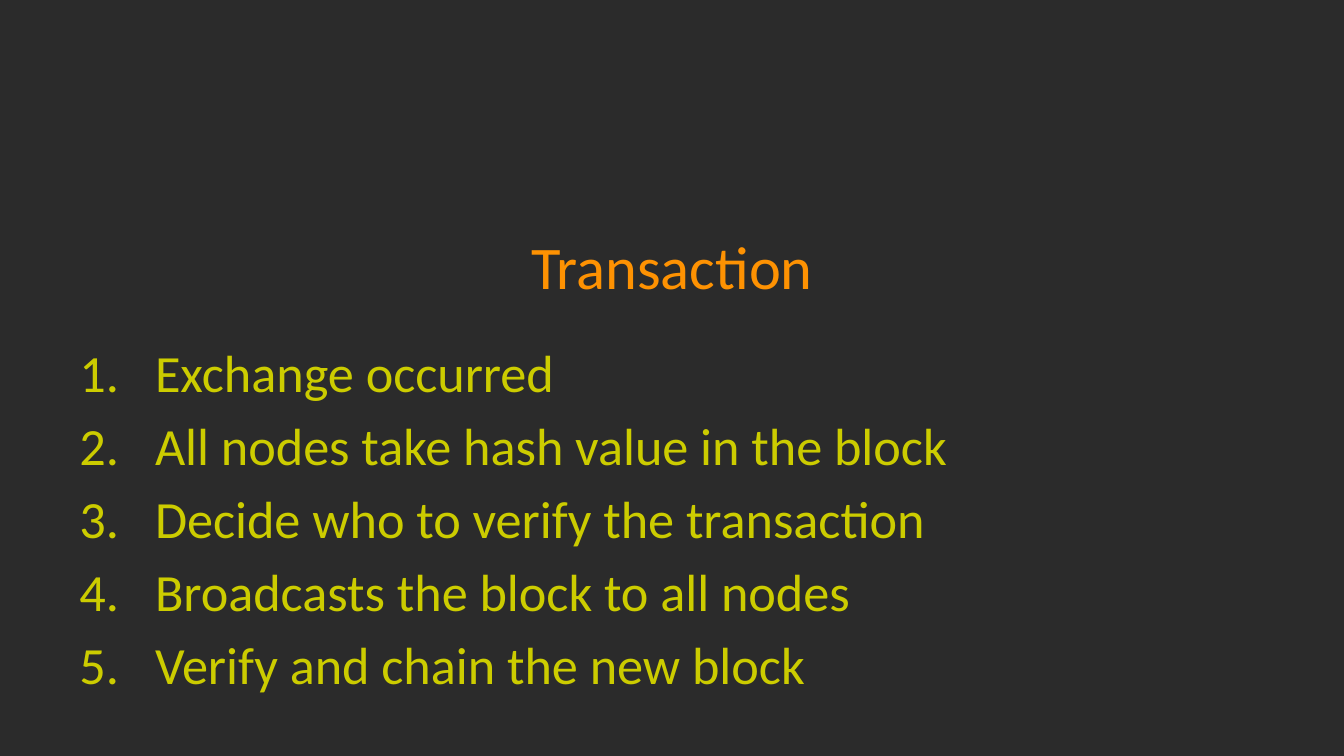
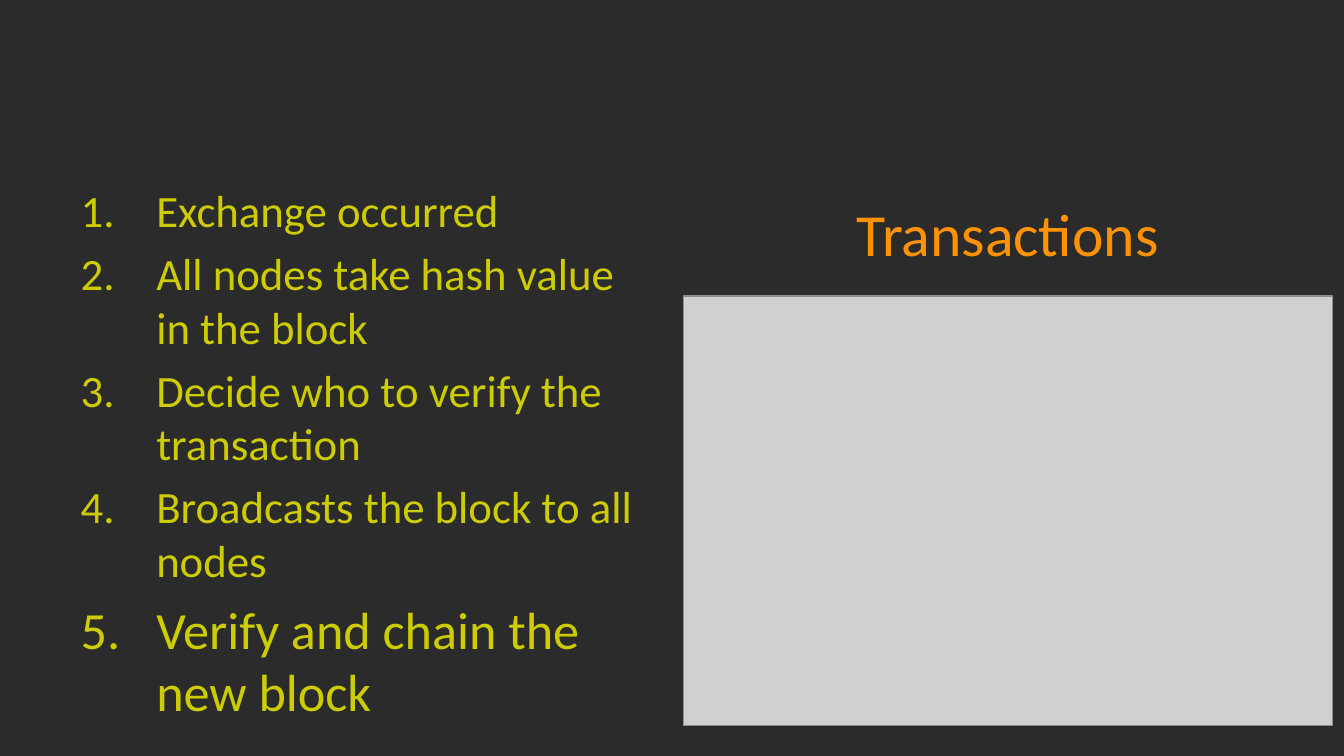
Before and after one commit to LeafLu0315/Presentation, a slide deck: slide 10 of blockchain.pptx. Drawn at 1344x756 pixels with LibreOffice and Linux fonts; fonts in the diff are those of the drawing; grey boxes stand for pictures; background and template pictures are left out; a plain dark background stands for a picture behind light text. Boxes give left, top, right and bottom in pixels: in the first picture for what was removed or moved away, otherwise in the second. Text is boxed around its words. In the diff, an @@ line names an element or a change of style, - is before the commit and + after.

Commit message:
change something

```diff
--- a/blockchain.pptx
+++ b/blockchain.pptx
@@ text "Exchange occurred" moved from (x1=155, y1=355, x2=947, y2=693) to (x1=156, y1=196, x2=632, y2=712) @@
@@ text at (x1=156, y1=196, x2=632, y2=578): size 28 to 24 pt in "Exchange occurred", "All nodes take hash value in the ...", "Decide who to verify the transaction", "Broadcasts the block to all nodes" @@
@@ title at (x1=857, y1=214, x2=1159, y2=257): text changed; size 32.4 to 32 pt @@
-Transaction
+Transactions
@@ picture added at (x1=683, y1=296, x2=1332, y2=726) @@
```
